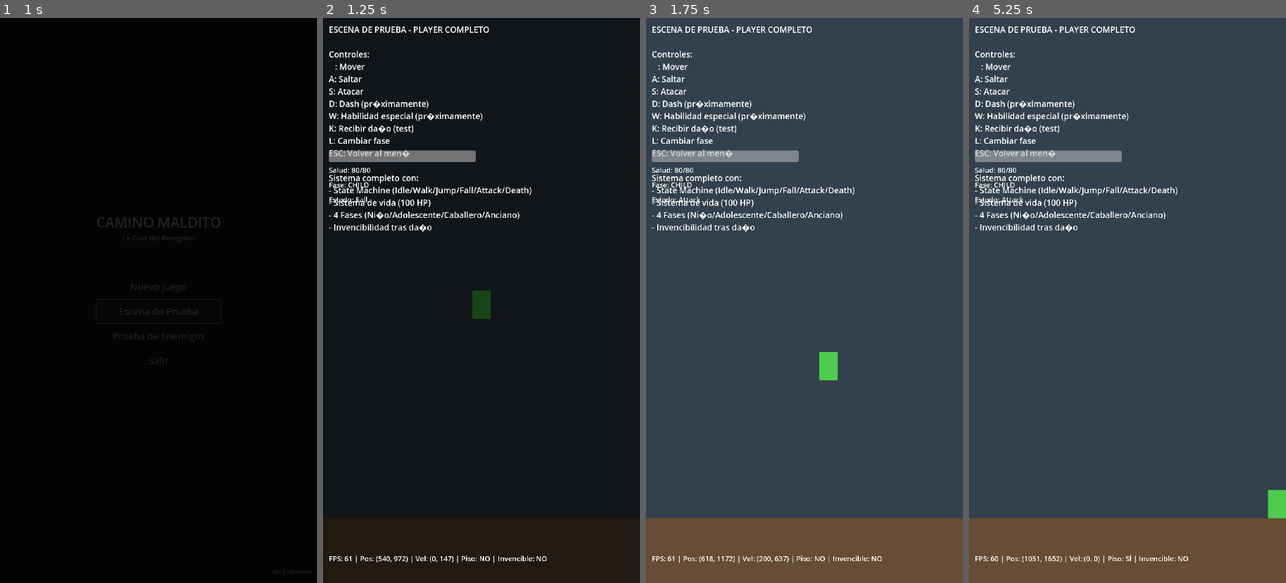
Above: before the commit, frames 1-4 (left to right).
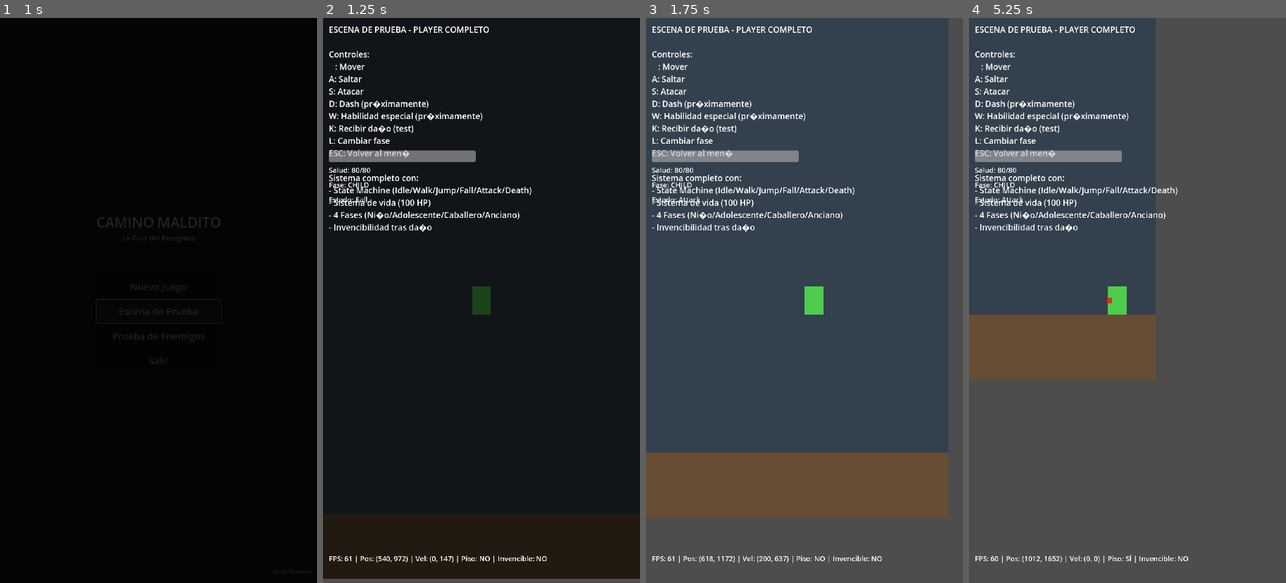
Above: after the commit, the same moments.

Repository: juanrafernandez/pilgrim
Game: Godot game, scene res://scenes/main/main_menu.tscn
Two runs of this game, one before a commit and one after it. Both use one fixed random seed, a clock stepped at 60 frames per second and the inputs below.
Inputs:
- Up to frame 1 (1 s): click "Escena de Prueba" at 0.5 s
- Up to frame 2 (1.25 s): no input
- Up to frame 3 (1.75 s): hold Right (move_right) from 1.28 s (still down); tap S (attack) at 1.35 s; tap A (jump) at 1.52 s
- Up to frame 4 (5.25 s): tap S (attack) every 0.75 s from 2.1 to 5.1 s; tap A (jump) at 2.27, 3.77, 4.52 s; release Right (move_right) at 2.78 s; hold Left (move_left, bound only after the commit) 2.78-3.53 s; hold Right (move_right) 3.53-5.03 s; hold Left (move_left, bound only after the commit) from 5.03 s (still down)

Frame 1 is identical in both runs. In frame 2, 0.8% of the frame differs, in the area x 0-100%, y 47-100%; in frame 3, 27%; in frame 4, 69%, in the area x 0-100%, y 0-100%.

Commit message:
fix: arrow key movement and add camera with backward limit
Fixed Controls:
- Removed malformed comment that broke move_left input
- Arrow keys now work properly (← for left, → for right)
- A for jump, S for attack (as intended)

Camera System:
- New CameraController class for following player with boundaries
- Camera advances with player (tracks furthest right position)
- Backward limit: player can only go 300 pixels back from max position
- When at limit, player animates walking but doesn't move (wall effect)
- Smooth camera movement with configurable parameters

Implementation:
- scripts/core/camera_controller.gd: New camera controller
- Player now has optional camera_controller reference
- Player checks boundary before and after movement
- Hard clamps position if knocked back past boundary
- Auto-finds Player node if no target specified

Test Scenes Updated:
- Both test scenes now include Camera node
- Camera configured with 300px backward limit
- 200px forward buffer for smoother scrolling

This creates a classic side-scroller feel where:
1. Player can move freely in both directions
2. Can't backtrack too far (prevents going back endlessly)
3. Camera follows player forward progression
4. Smooth scrolling with boundaries

Files:
- project.godot (fixed move_left input)
- scripts/core/camera_controller.gd (new)
- scripts/player/player.gd (boundary checking)
- scenes/main/test_scene_v2.* (camera integration)
- scenes/main/test_scene_enemies.* (camera integration)

Diff:
--- a/project.godot
+++ b/project.godot
@@ -32,7 +32,7 @@
 
 [input]
 
-#Touchcontrolswillbeconfiguredlatermove_left={
+move_left={
 "deadzone": 0.5,
 "events": [Object(InputEventKey,"resource_local_to_scene":false,"resource_name":"","device":0,"window_id":0,"alt_presse …(194 unchanged characters)…
 ]
--- a/scenes/main/test_scene_enemies.gd
+++ b/scenes/main/test_scene_enemies.gd
@@ -4,6 +4,7 @@
 ## Test scene for enemy AI and combat system
 
 @onready var player: Player = $Player
+@onready var camera: CameraController = $Camera
 @onready var enemies_node: Node2D = $Enemies
 @onready var health_bar: ProgressBar = $UI/HealthBar
 @onready var health_label: Label = $UI/HealthLabel
@@ -15,6 +16,9 @@
 
 func _ready() -> void:
 	print("Test Scene Enemies loaded")
+
+	# Setup camera for player
+	player.set_camera_controller(camera)
 
 	# Connect player signals
 	player.health_changed.connect(_on_player_health_changed)
--- a/scenes/main/test_scene_enemies.tscn
+++ b/scenes/main/test_scene_enemies.tscn
@@ -1,10 +1,11 @@
-[gd_scene load_steps=6 format=3 uid="uid://test_enemies"]
+[gd_scene load_steps=7 format=3 uid="uid://test_enemies"]
 
 [ext_resource type="PackedScene" uid="uid://bpf5qr1j0mjf8" path="res://scenes/characters/player.tscn" id="1_player"]
 [ext_resource type="PackedScene" uid="uid://cow123456" path="res://scenes/enemies/enemy_cow.tscn" id="2_cow"]
 [ext_resource type="PackedScene" uid="uid://wolf123456" path="res://scenes/enemies/enemy_wolf.tscn" id="3_wolf"]
 [ext_resource type="PackedScene" uid="uid://boar123456" path="res://scenes/enemies/enemy_boar.tscn" id="4_boar"]
 [ext_resource type="Script" path="res://scenes/main/test_scene_enemies.gd" id="5_script"]
+[ext_resource type="Script" path="res://scripts/core/camera_controller.gd" id="6_camera"]
 
 [sub_resource type="RectangleShape2D" id="RectangleShape2D_ground"]
 size = Vector2(2000, 220)
@@ -19,6 +20,12 @@
 
 [node name="Player" parent="." instance=ExtResource("1_player")]
 position = Vector2(200, 1600)
+
+[node name="Camera" type="Camera2D" parent="."]
+position = Vector2(540, 960)
+script = ExtResource("6_camera")
+backward_limit_distance = 300.0
+forward_buffer = 200.0
 
 [node name="Ground" type="StaticBody2D" parent="."]
 position = Vector2(0, 1700)
--- a/scenes/main/test_scene_v2.gd
+++ b/scenes/main/test_scene_v2.gd
@@ -4,6 +4,7 @@
 ## Test scene for complete Player system with State Machine
 
 @onready var player: Player = $Player
+@onready var camera: CameraController = $Camera
 @onready var health_bar: ProgressBar = $UI/HealthBar
 @onready var health_label: Label = $UI/HealthLabel
 @onready var phase_label: Label = $UI/PhaseLabel
@@ -13,6 +14,9 @@
 
 func _ready() -> void:
 	print("Test Scene V2 loaded - Player System Complete")
+
+	# Setup camera for player
+	player.set_camera_controller(camera)
 
 	# Connect to player signals
 	player.health_changed.connect(_on_player_health_changed)
--- a/scenes/main/test_scene_v2.tscn
+++ b/scenes/main/test_scene_v2.tscn
@@ -1,7 +1,8 @@
-[gd_scene load_steps=3 format=3 uid="uid://dxw8yjnau57w"]
+[gd_scene load_steps=4 format=3 uid="uid://dxw8yjnau57w"]
 
 [ext_resource type="PackedScene" uid="uid://bpf5qr1j0mjf8" path="res://scenes/characters/player.tscn" id="1_player"]
 [ext_resource type="Script" path="res://scenes/main/test_scene_v2.gd" id="2_script"]
+[ext_resource type="Script" path="res://scripts/core/camera_controller.gd" id="3_camera"]
 
 [sub_resource type="RectangleShape2D" id="RectangleShape2D_ground"]
 size = Vector2(1080, 220)
@@ -16,6 +17,12 @@
 
 [node name="Player" parent="." instance=ExtResource("1_player")]
 position = Vector2(540, 960)
+
+[node name="Camera" type="Camera2D" parent="."]
+position = Vector2(540, 960)
+script = ExtResource("3_camera")
+backward_limit_distance = 300.0
+forward_buffer = 200.0
 
 [node name="Ground" type="StaticBody2D" parent="."]
 position = Vector2(0, 1700)
--- /dev/null
+++ b/scripts/core/camera_controller.gd
@@ -0,0 +1,59 @@
+extends Camera2D
+class_name CameraController
+
+## Camera Controller
+## Follows player with scrolling boundaries and backward limit
+
+@export var target: Node2D  # Player to follow
+@export var backward_limit_distance: float = 300.0  # Max distance player can go back
+@export var forward_buffer: float = 200.0  # Distance ahead of player camera can see
+@export var smooth_speed: float = 5.0  # Camera smoothing
+
+var max_x_reached: float = 0.0  # Furthest right position reached
+var min_allowed_x: float = 0.0  # Left boundary (can't go further left)
+
+
+func _ready() -> void:
+	# Auto-find player if no target set
+	if not target:
+		target = get_parent().get_node_or_null("Player")
+
+	if target:
+		global_position.x = target.global_position.x
+		global_position.y = target.global_position.y
+		max_x_reached = target.global_position.x
+		min_allowed_x = max_x_reached - backward_limit_distance
+	make_current()
+
+
+func _physics_process(delta: float) -> void:
+	if not target:
+		return
+
+	# Update max position reached (camera advances with player)
+	if target.global_position.x > max_x_reached:
+		max_x_reached = target.global_position.x
+		min_allowed_x = max_x_reached - backward_limit_distance
+
+	# Calculate target camera position
+	var target_x = target.global_position.x
+
+	# Clamp target to minimum allowed position
+	target_x = max(target_x, min_allowed_x + forward_buffer)
+
+	# Smooth camera movement
+	var new_x = lerp(global_position.x, target_x, smooth_speed * delta)
+	global_position.x = new_x
+
+	# Y follows player directly (no smoothing for vertical)
+	global_position.y = target.global_position.y
+
+
+func get_left_boundary() -> float:
+	"""Returns the left boundary position"""
+	return min_allowed_x
+
+
+func is_at_left_boundary(position_x: float) -> bool:
+	"""Check if a position is at or beyond the left boundary"""
+	return position_x <= min_allowed_x
--- a/scripts/player/player.gd
+++ b/scripts/player/player.gd
@@ -35,6 +35,9 @@
 @onready var collision_shape: CollisionShape2D = $CollisionShape2D
 @onready var state_machine: PlayerStateMachine = $StateMachine
 
+# Camera reference (optional - for boundary checking)
+var camera_controller: CameraController = null
+
 # Attack properties
 var attack_damage: int = 10
 var attack_range: float = 80.0
@@ -56,8 +59,22 @@
 	# Let state machine handle movement
 	state_machine.physics_update(delta)
 
+	# Apply backward limit before moving
+	if camera_controller:
+		var left_boundary = camera_controller.get_left_boundary()
+		# If trying to move left and would go past boundary, clamp velocity
+		if input_direction.x < 0 and global_position.x <= left_boundary:
+			velocity.x = max(velocity.x, 0)  # Don't allow leftward velocity
+
 	# Move
 	move_and_slide()
+
+	# Enforce hard boundary after movement (in case of knockback, etc.)
+	if camera_controller:
+		var left_boundary = camera_controller.get_left_boundary()
+		if global_position.x < left_boundary:
+			global_position.x = left_boundary
+			velocity.x = max(velocity.x, 0)  # Stop leftward movement
 
 	# Check if just landed
 	if is_on_floor() and velocity.y >= 0:
@@ -243,6 +260,13 @@
 	health_changed.emit(current_health, max_health)
 
 
+## Camera setup
+func set_camera_controller(camera: CameraController) -> void:
+	"""Set the camera controller for boundary checking"""
+	camera_controller = camera
+	print("Player: Camera controller set for boundary checking")
+
+
 ## Getters
 func get_health_percentage() -> float:
 	return float(current_health) / float(max_health)
